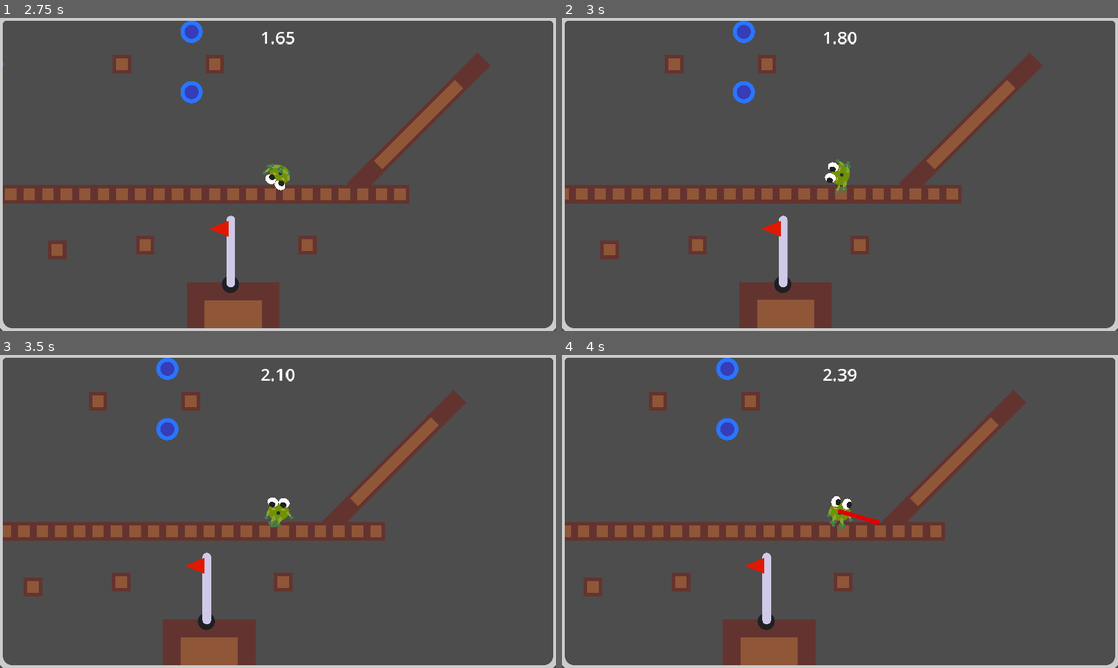
Above: before the commit, frames 1-4 (two rows, left to right).
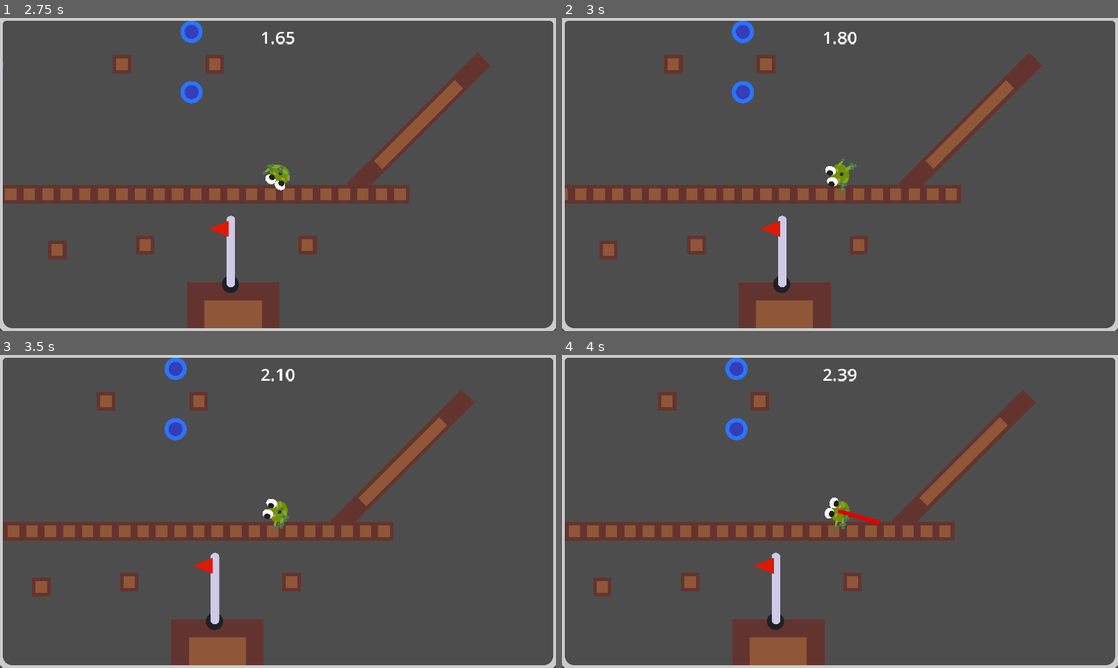
Above: after the commit, the same moments.

Repository: mathew-tran/twodimension
Game: Godot game, scene res://Scenes/Test.tscn
The game is run twice, just before and just after one commit, with the same random seed, the same clock (stepped at 60 frames per second) and the same inputs.
Inputs (mouse positions are in pixels of both pictures, inside the frame that each line leads up to):
- Up to frame 1 (2.75 s): move the mouse to (400, 158) at 0.52 s; press the mouse at (400, 158) at 0.53 s; hold D (MoveRight) 0.53-1.28 s; move the mouse to (166, 190) at 1.27 s; release the mouse at (166, 190) at 1.28 s; hold S (Down) 1.28-2.03 s; tap Space (Detach) at 1.35 s; move the mouse to (333, 105) at 2.02 s; press the mouse at (333, 105) at 2.03 s; hold D (MoveRight) from 2.03 s (still down)
- Up to frame 2 (3 s): move the mouse to (812, 237) at 2.77 s; release D (MoveRight) at 2.78 s; release the mouse at (812, 237) at 2.78 s; hold W (Up) from 2.78 s (still down); tap Space (Detach) at 2.85 s
- Up to frame 3 (3.5 s): keep holding W (Up)
- Up to frame 4 (4 s): move the mouse to (1006, 558) at 3.52 s; release W (Up) at 3.53 s; press the mouse at (1006, 558) at 3.53 s; hold A (MoveLeft) from 3.53 s (still down)

Frame 1 is identical in both runs. In frame 2, 1.3% of the frame differs, in the area x 0-87%, y 0-100%; in frame 3, 7.2%; in frame 4, 7.7%, in the area x 0-86%, y 0-100%.

Commit message:
fix tongue end

Diff:
--- a/Prefab/Player.tscn
+++ b/Prefab/Player.tscn
@@ -21,6 +21,9 @@
 
 [sub_resource type="CapsuleShape2D" id="CapsuleShape2D_wdjje"]
 height = 44.0
+
+[sub_resource type="CircleShape2D" id="CircleShape2D_d57al"]
+radius = 70.0071
 
 [node name="Player" type="RigidBody2D"]
 z_index = 5
@@ -183,4 +186,10 @@
 rotation = 1.5708
 shape = SubResource("CapsuleShape2D_wdjje")
 
+[node name="CollisionChecker" type="Area2D" parent="."]
+collision_layer = 0
+
+[node name="CollisionShape2D" type="CollisionShape2D" parent="CollisionChecker"]
+shape = SubResource("CircleShape2D_d57al")
+
 [connection signal="timeout" from="TongueCooldown" to="." method="_on_tongue_cooldown_timeout"]
--- a/Script/Player.gd
+++ b/Script/Player.gd
@@ -95,3 +95,10 @@
 	if IsConnected() == false:
 		RevertTongue()
 		$RayCast2D.enabled = true
+
+func IsOverlapping():
+	var bodies = $CollisionChecker.get_overlapping_bodies()
+	if bodies:
+		if bodies.size() > 1:
+			return true
+	return false
--- a/Script/TongueEnd.gd
+++ b/Script/TongueEnd.gd
@@ -53,7 +53,7 @@
 
 
 func IncreaseTongueLength(amount):
-	if global_position.distance_to(OwnerObject.global_position) >= MaxLength:
+	if global_position.distance_to(OwnerObject.global_position) >= MaxLength or OwnerObject.IsOverlapping():
 		return
 	$PinJoint2D.node_b = get_path()
 	var direction = (OwnerObject.global_position - global_position).normalized()
@@ -62,6 +62,8 @@
 	$PinJoint2D.node_b = OwnerObject.get_path()
 
 func DecreaseTongueLength(amount):
+	if global_position.distance_to(OwnerObject.global_position) <= 100 or OwnerObject.IsOverlapping():
+		return
 	$PinJoint2D.node_b = get_path()
 	var direction = (OwnerObject.global_position - global_position).normalized()
 	OwnerObject.global_position += direction * -20
Not shown: 1 places in Prefab/Player.tscn that only renumber resources
